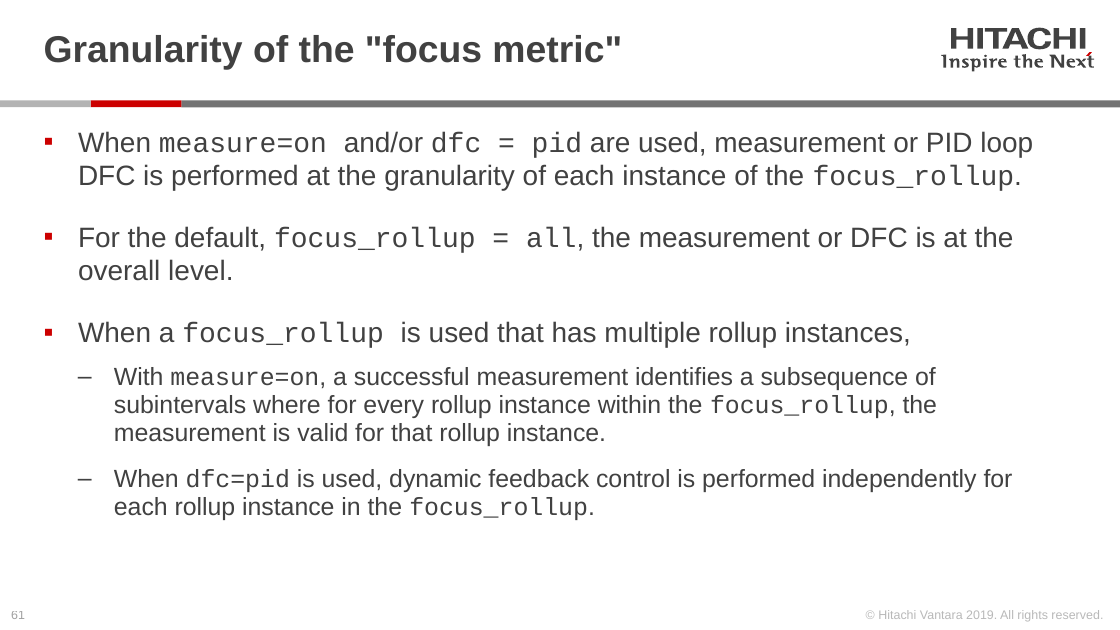
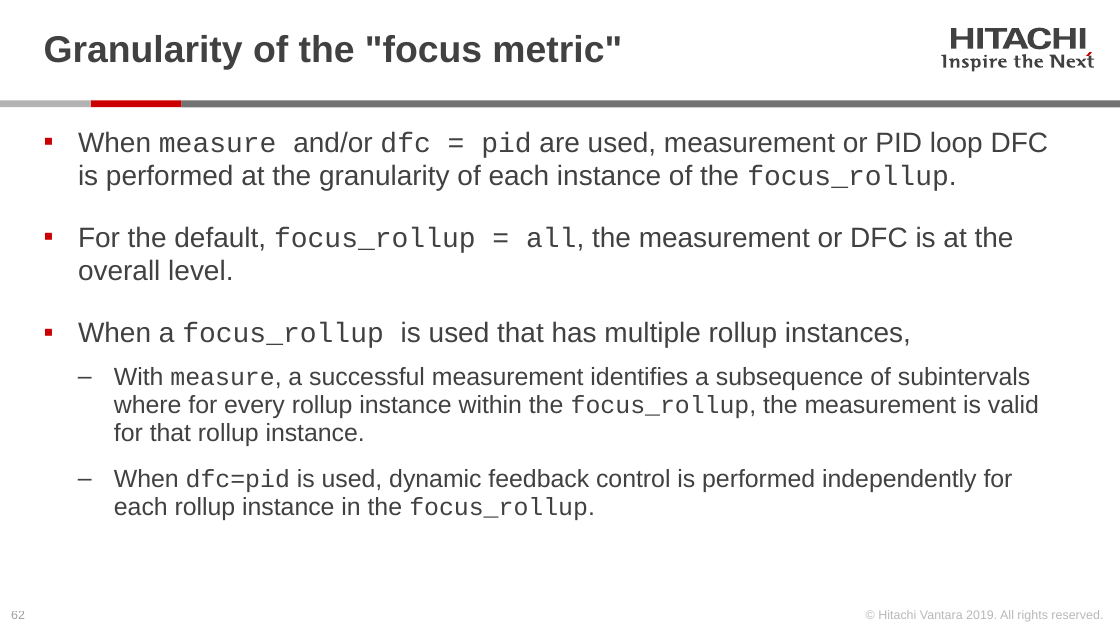
Before and after one commit to Hitachi-Data-Systems/ivy, a slide deck: slide 62 of doc/Programming the ivy engine.pptx (slide 61 before the commit). Drawn at 1120x630 pixels with LibreOffice and Linux fonts; fonts in the diff are those of the drawing. Boxes give left, top, right and bottom in pixels: in the first picture for what was removed or moved away, otherwise in the second. Text is boxed around its words. In the diff, an @@ line names an element or a change of style, - is before the commit and + after.

Commit message:
version 3.20.00
- changed VolumeCoverageFractionStart to RangeStart, etc.
- added dedupe_method workload parameter.  Supports "serpentine" and "target_spread" with stub for future "constant_ratio"
- Fixed test host CPU % busy, which previously was dividing the CPU busy by the number of measurement subintervals
- Added "active" core count and % busy.  These are the cores (actually hyperthreads) that are driving I/O.
- Removed -hyperthread command line option, which is now the default, and added -one_thread_per_core.

```diff
--- a/doc/Programming the ivy engine.pptx
+++ b/doc/Programming the ivy engine.pptx
@@ text at (x1=78, y1=131, x2=1048, y2=191): text changed @@
-▪ When measure=on and/or dfc = pid are used, measurement or PID loop DFC is performed at the granularity of each instance of the focus_rollup.
+▪ When measure and/or dfc = pid are used, measurement or PID loop DFC is performed at the granularity of each instance of the focus_rollup.
@@ text at (x1=114, y1=367, x2=1039, y2=446): text changed @@
-  ‒ With measure=on, a successful measurement identifies a subsequence of subintervals where for every rollup instance within the focus_rollup, the measurement is valid for that rollup instance.
+  ‒ With measure, a successful measurement identifies a subsequence of subintervals where for every rollup instance within the focus_rollup, the measurement is valid for that rollup instance.
@@ page number at (x1=11, y1=611, x2=25, y2=619): text changed @@
-61
+62
```
Also in this commit, not shown: 27 other slides changed, 2 slides added, 24 other files.
